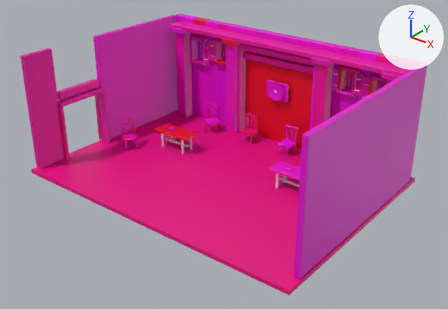
Two versions of the glTF model assets/court_sets/court_chapter_03.glb, one commit apart.
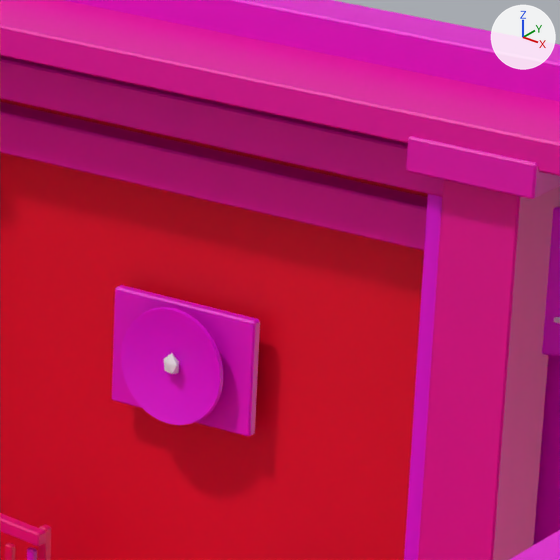
The first picture shows the older version from a 50 mm lens placed at (12.94, -15.98, 10.75), pointed at (0.41, -0.31, 1.04). The close-ups show the older and then the newer version on the part from 56% to 74% of the width and 12% to 39% of the height of that picture. Only the edits that show in the close-ups are written down. Arrows for +X, +Y and +Z are at upper right; the lights stay in place. Vertices at exactly the same position are counted once.

Names of what the first close-up shows: 'AudienceCapital_2', 'AudienceEntablature', 'AudiencePier_2', 'Chair_officials_4', 'InstitutionAssembly', 'InstitutionThrone', 'RecessBack', 'RecessLintel', 'RecessPediment', 'RecessPilaster_1.8', 'Shutter_2_-1', 'WallBackPier_2' and 1 more.
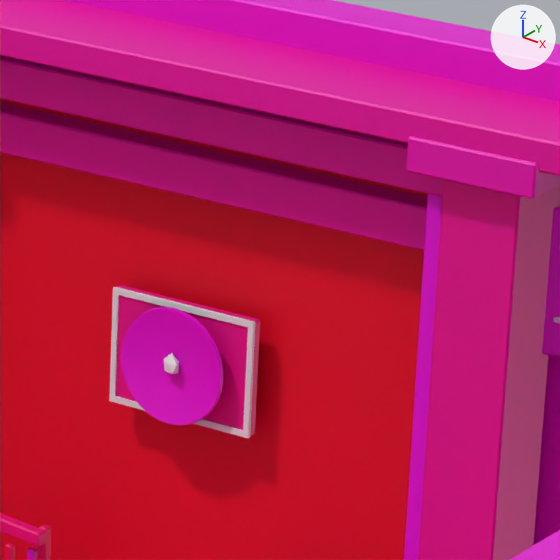
The change, as a diff of the scene's bpy script:
```diff
--- a/assets/court_sets/court_chapter_03.glb.py
+++ b/assets/court_sets/court_chapter_03.glb.py
@@ me_institutionassembly @@
 # used by ob_institutionassembly; location = (0.0, 0.0, 0.0)
-me_institutionassembly.from_pydata(...)  # 24 vertices, 44 faces; spans x -0.5..0.5, y 3.565..3.635, z 1.89..2.61
+me_institutionassembly.from_pydata(...)  # 48 vertices, 92 faces; spans x -0.5..0.5, y 3.554..3.635, z 1.89..2.61
+# me_institutionassembly part 1: a new loose piece of 24 vertices spanning x -0.5..0.5, y 3.554..3.576, z 1.89..2.61, in mat_wood
+# me_institutionassembly part 2: 44 kept faces spanning x -0.5..0.5, y 3.565..3.635, z 1.89..2.61 get new vertex colours; the middle colour goes from pink #ff00e4 to pink #ff0099
 me_institutionassembly.materials.append(mat_weave_b)
+me_institutionassembly.materials.append(mat_wood)
```

Changed parts and their boxes [x1, y1, x2, y2] in the close-ups (560 x 560 px):
'InstitutionAssembly', reshaped
    before: [112, 285, 260, 437]
    after: [109, 285, 260, 438]
part 1 of me_institutionassembly, added
    after: [109, 287, 256, 438]
part 2 of me_institutionassembly, recoloured
    both: [116, 285, 260, 436]
